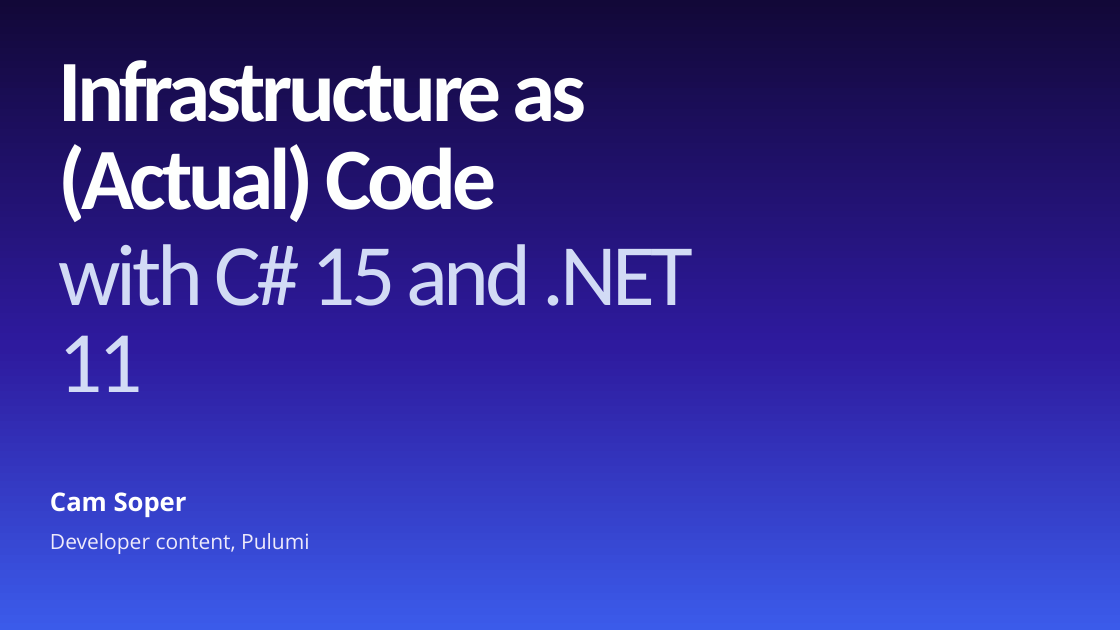
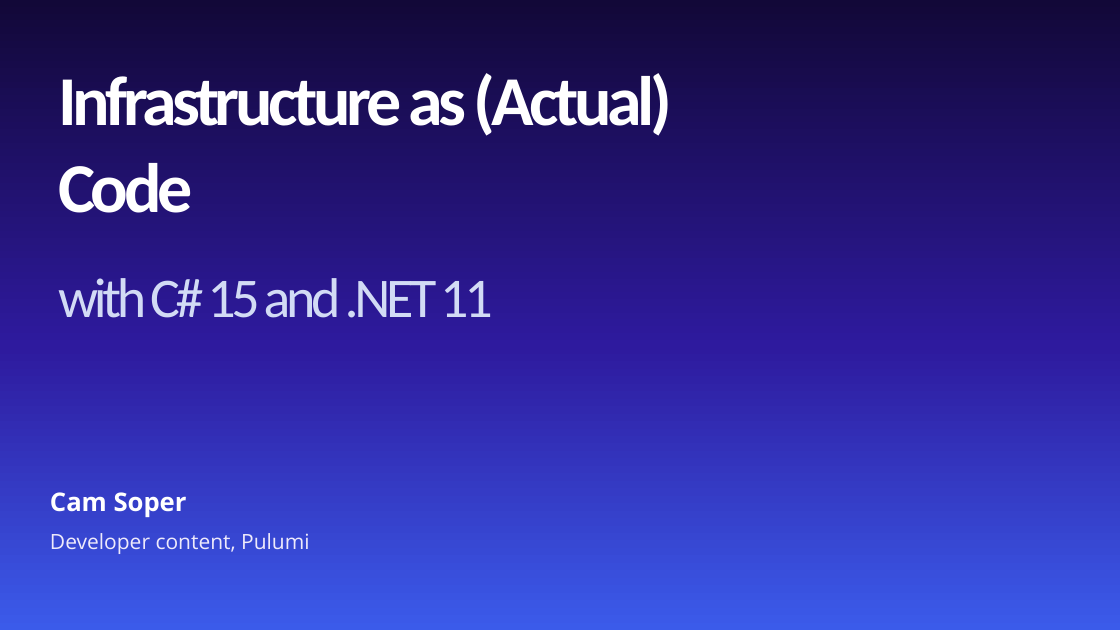
Before and after one commit to CamSoper/infrastructure-as-actual-code, a slide deck: slide 1 of slides/infrastructure-as-actual-code.pptx. Drawn at 1120x630 pixels with LibreOffice and Linux fonts; fonts in the diff are those of the drawing; background and template pictures are left out. Boxes give left, top, right and bottom in pixels: in the first picture for what was removed or moved away, otherwise in the second. Text is boxed around its words. In the diff, an @@ line names an element or a change of style, - is before the commit and + after.

```diff
--- a/slides/infrastructure-as-actual-code.pptx
+++ b/slides/infrastructure-as-actual-code.pptx
@@ title at (58,73,672,318): text changed; size 75 to 60 pt; text colour #FEFFFE to #FFFFFF @@
-Infrastructure as
-(Actual) Code
+Infrastructure as (Actual) Code
+with C# 15 and .NET 11
@@ text removed at (58,244,693,392) @@
-with C# 15 and .NET 11
```
Also in this commit, not shown: 2 other files.
